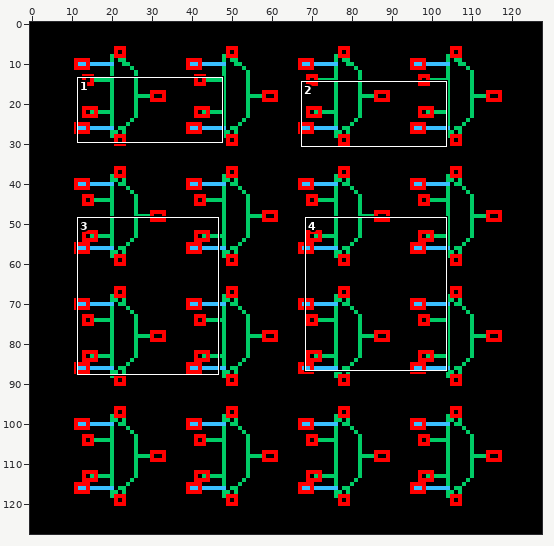
One commit to this sprite sheet: ECE482final_cadence/prbs_mux_blk/schematic/thumbnail_128x128.png. Above: a wide view before the commit, with the close-up outlined.
Close-up. First the earlier version:
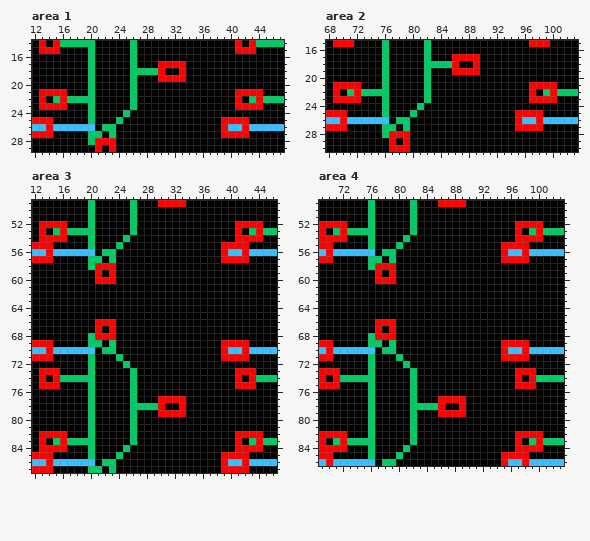
The file is 128x128 pixels. Shown: area 1: x 12..47, y 14..29; area 2: x 68..103, y 15..30; area 3: x 12..46, y 49..87; area 4: x 69..103, y 49..86. The commit also changed other parts of the picture, which this record leaves out.
After the commit:
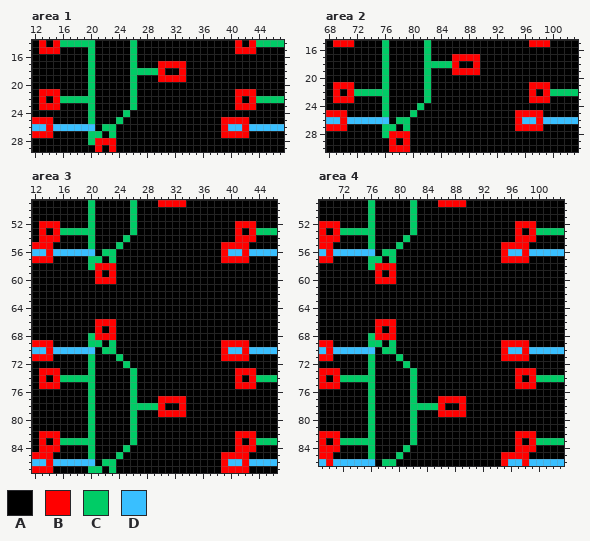
Palette (. is transparent): A #000000  B #ff0000  C #00cc66  D #39bfff
Change:
Changed rows in their new state; - is an unchanged pixel.
Area 1:
first column x 15:
21 -A---------------------------A
22 BC--------------------------BC
23 -A---------------------------A
Area 2:
first column x 71:
21 -A---------------------------A
22 BC--------------------------BC
23 -A---------------------------A
Area 3:
first column x 15:
52 -A---------------------------A
53 BC--------------------------BC
54 -A---------------------------A
first column x 15:
82 -A---------------------------A
83 BC--------------------------BC
84 -A---------------------------A
Area 4:
first column x 71:
52 -A---------------------------A
53 BC--------------------------BC
54 -A---------------------------A
first column x 71:
82 -A---------------------------A
83 BC--------------------------BC
84 -A---------------------------A
